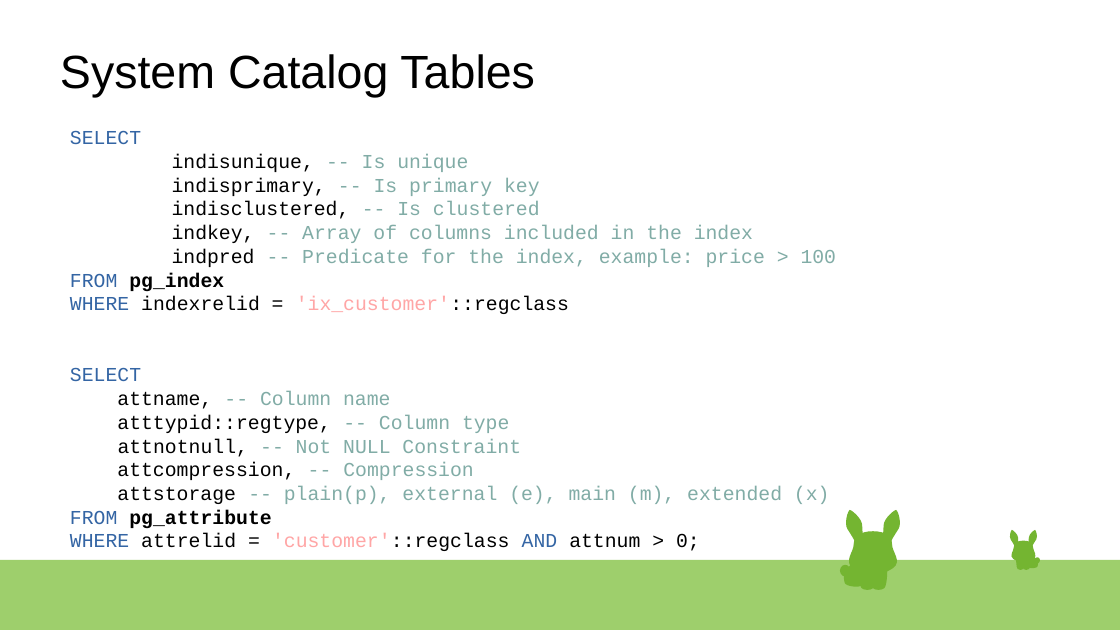
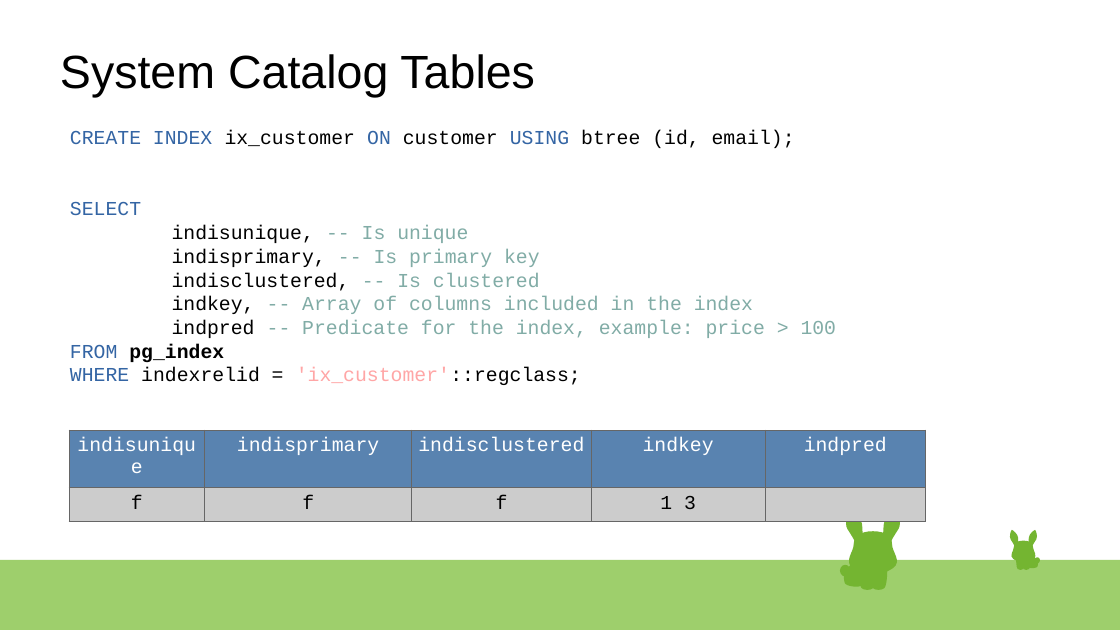
Before and after one commit to rsibanez89/postgres-indexing, a slide deck: slide 6 of Presentation.odp (slide 7 before the commit). Drawn at 1120x630 pixels with LibreOffice and Linux fonts; fonts in the diff are those of the drawing. Boxes give left, top, right and bottom in pixels: in the first picture for what was removed or moved away, otherwise in the second. Text is boxed around its words. In the diff, an @@ line names an element or a change of style, - is before the commit and + after.

```diff
--- a/Presentation.odp
+++ b/Presentation.odp
@@ text at bbox=[70, 130, 795, 148]: paragraph added @@
+CREATE INDEX ix_customer ON customer USING btree (id, email);
@@ text at bbox=[70, 367, 581, 385]: text changed @@
-WHERE indexrelid = 'ix_customer'::regclass
-SELECT
-attname, -- Column name
-atttypid::regtype, -- Column type
-attnotnull, -- Not NULL Constraint
-attcompression, -- Compression
-attstorage -- plain(p), external (e), main (m), extended (x)
-FROM pg_attribute
-WHERE attrelid = 'customer'::regclass AND attnum > 0;
+WHERE indexrelid = 'ix_customer'::regclass;
@@ table added at bbox=[69, 430, 927, 513], 2 rows, 5 columns @@
+indisunique | indisprimary | indisclustered | indkey | indpred
+f | f | f | 1 3 | 
```
Also in this commit, not shown: 5 other slides changed, 2 slides added, 1 slide removed, 8 other files.
